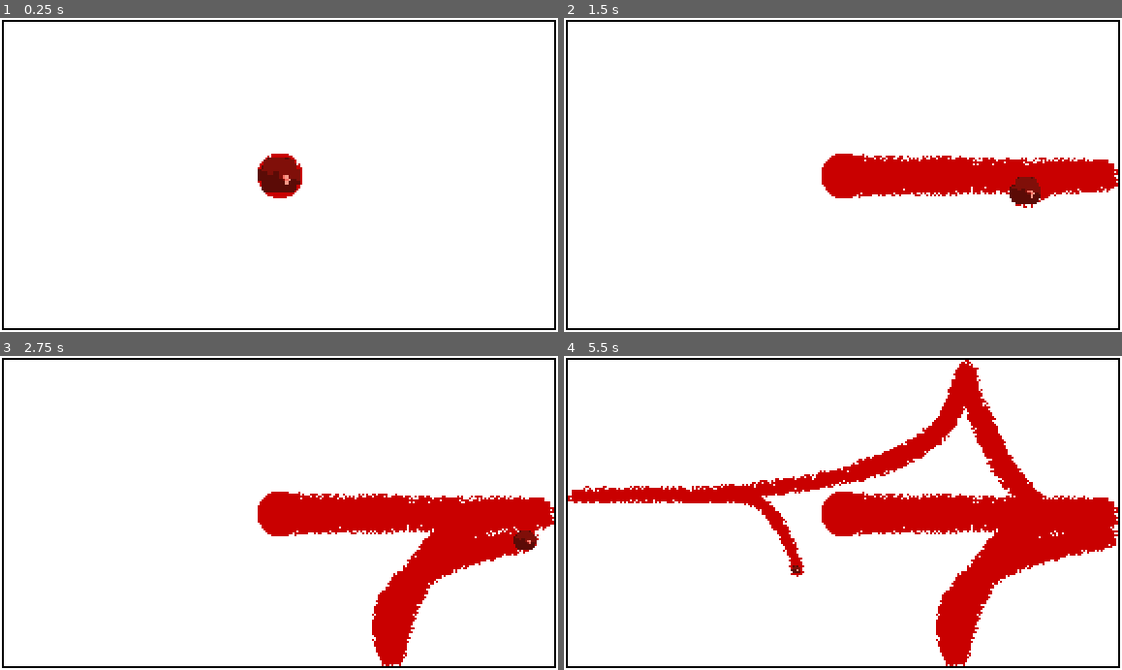
Above: before the commit, frames 1-4 (two rows, left to right).
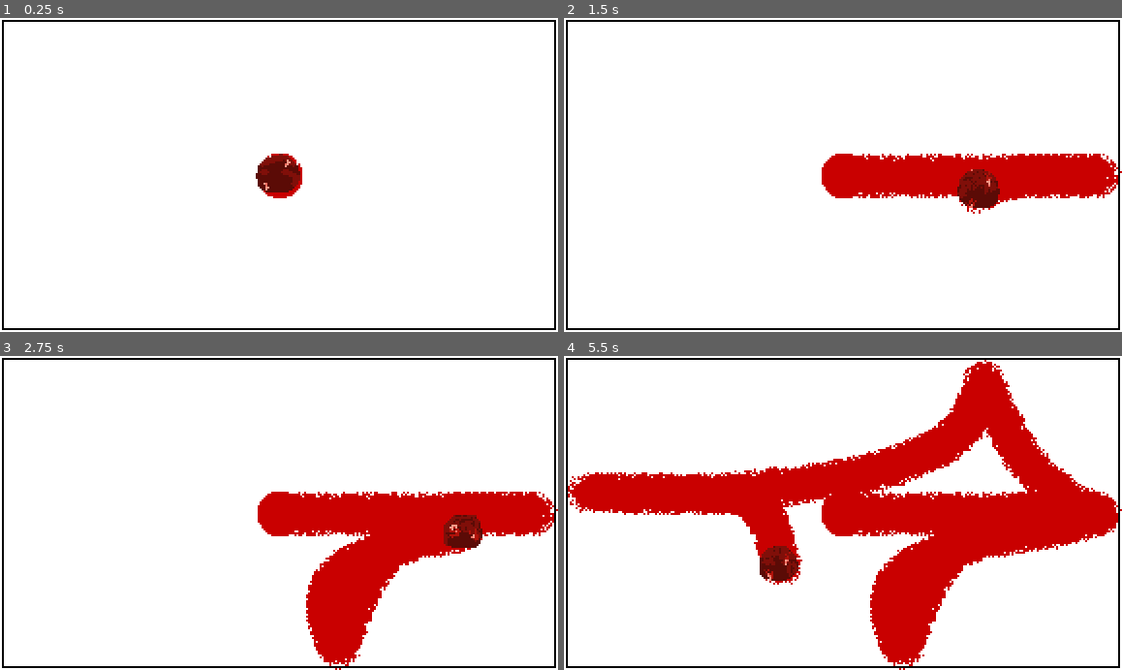
Above: after the commit, the same moments.

Repository: fawfle/blood-jam-cu
Game: Godot game, scene res://scenes/main.tscn
Two runs of this game, one before a commit and one after it. Both use one fixed random seed, a clock stepped at 60 frames per second and the inputs below.
Inputs:
- Up to frame 1 (0.25 s): no input
- Up to frame 2 (1.5 s): tap Enter at 0.5, 1.35 s; hold D (right) 0.53-1.28 s; tap Shift (dash) at 0.6 s; hold S (backward) from 1.28 s (still down)
- Up to frame 3 (2.75 s): release S (backward) at 2.03 s; hold D (right) from 2.03 s (still down); tap Backspace at 2.1 s
- Up to frame 4 (5.5 s): release D (right) at 2.78 s; hold W (forward) 2.78-3.53 s; tap one key every 0.75 s from 2.85 s: 0 9 Shift (dash) Enter; hold A (left) 3.53-5.03 s; hold S (backward) from 5.03 s (still down)

The runs differ from the first frame. In frame 1, 0.4% of the frame differs, in the area x 45-54%, y 43-56%; in frame 2, 2.1%; in frame 3, 9.7%; in frame 4, 19%, in the area x 0-100%, y 1-100%.

Commit message:
more player stuff

Diff:
--- /dev/null
+++ b/scenes/particles/blood_splatter.tscn
@@ -0,0 +1,7 @@
+[gd_scene format=3 uid="uid://dgfgdxi56y6d1"]
+
+[node name="BloodSplatter" type="CPUParticles2D"]
+emission_shape = 2
+emission_sphere_radius = 1.0
+gravity = Vector2(0, 0)
+color = Color(0.64705884, 0, 0, 1)
--- a/scenes/player/player.gd
+++ b/scenes/player/player.gd
@@ -1,6 +1,6 @@
 class_name Player extends CharacterBody2D
 
-@onready var animated_sprite: AnimatedSprite2D = $SmallSprite
+@onready var animated_sprite: AnimatedSprite2D = $AnimatedSprite2D
 @onready var collision_shape: CollisionShape2D = $CollisionShape2D
 
 @export var move_acceleration: float = 400.0
@@ -18,32 +18,20 @@
 
 @export var blood_scale: float = 10.0
 
-@export var paint_cost: float = 0.01
+@export var paint_cost: float = 0.001
 
-@export var slowdown_per_pixel: float = 0.1
+@export var slowdown_per_pixel: float = 0.05
 
 var size: float = 1
 
 var last_movement_input: Vector2 = Vector2.RIGHT
 var movement_input := Vector2.ZERO
 
-enum Size {
-	SMALL,
-	MEDIUM,
-	LARGE
-}
-
-var SPRITE_SIZES: Dictionary[Size, float] = {
-	Size.SMALL: 13,
-	Size.MEDIUM: 20,
-	Size.LARGE: 15
-}
-
 func _init() -> void:
 	Global.player = self
 
 func _ready() -> void:
-	animated_sprite.play()
+	animated_sprite.play("idle")
 
 func _physics_process(delta: float) -> void:
 	update_size()
@@ -51,12 +39,23 @@
 	handle_move(delta)
 	paint_trail()
 
-	# TODO: slow down based on painted pixels
+	update_animation()
+
+func update_animation():
+	if movement_input.x != 0:
+		animated_sprite.play("move")
+	elif movement_input.y != 0:
+		if movement_input.y < 0: animated_sprite.play("move_vertical")
+		else: animated_sprite.play_backwards("move_vertical")
+	else:
+		animated_sprite.play("idle")
+
+	if movement_input.x != 0:
+		animated_sprite.flip_h = movement_input.x > 0
 
 func update_size():
 	size = max(0, Global.blood) / blood_scale
-	animated_sprite.scale = Vector2.ONE * size * 0.16
-	animated_sprite.play("idle")
+	animated_sprite.scale = Vector2.ONE * size * 0.1
 	(collision_shape.shape as CircleShape2D).radius = size
 
 
--- a/scenes/player/player.tscn
+++ b/scenes/player/player.tscn
@@ -1,30 +1,95 @@
-[gd_scene load_steps=9 format=3 uid="uid://c0xl0mbw34dfe"]
+[gd_scene load_steps=19 format=3 uid="uid://c0xl0mbw34dfe"]
 
 [ext_resource type="Script" uid="uid://bf7y8ggmj0n0g" path="res://scenes/player/player.gd" id="1_8afob"]
-[ext_resource type="Texture2D" uid="uid://e4036vux8r5p" path="res://sprites/player-small-idle.png" id="3_lvxji"]
+[ext_resource type="Texture2D" uid="uid://cwd0l46eux6pu" path="res://sprites/player-mid-idle.png" id="2_gmlin"]
+[ext_resource type="Texture2D" uid="uid://dw1vjmhdny6vf" path="res://sprites/player-mid-move.png" id="3_gmlin"]
+[ext_resource type="Texture2D" uid="uid://cylxsnfdiuaon" path="res://sprites/player-mid-movedown.png" id="4_lvxji"]
+
+[sub_resource type="AtlasTexture" id="AtlasTexture_dovo2"]
+atlas = ExtResource("2_gmlin")
+region = Rect2(0, 0, 64, 64)
+
+[sub_resource type="AtlasTexture" id="AtlasTexture_gmlin"]
+atlas = ExtResource("2_gmlin")
+region = Rect2(64, 0, 64, 64)
+
+[sub_resource type="AtlasTexture" id="AtlasTexture_lvxji"]
+atlas = ExtResource("2_gmlin")
+region = Rect2(128, 0, 64, 64)
+
+[sub_resource type="AtlasTexture" id="AtlasTexture_p47bc"]
+atlas = ExtResource("2_gmlin")
+region = Rect2(192, 0, 64, 64)
+
+[sub_resource type="AtlasTexture" id="AtlasTexture_75vfm"]
+atlas = ExtResource("3_gmlin")
+region = Rect2(0, 0, 64, 64)
+
+[sub_resource type="AtlasTexture" id="AtlasTexture_0owmy"]
+atlas = ExtResource("3_gmlin")
+region = Rect2(64, 0, 64, 64)
+
+[sub_resource type="AtlasTexture" id="AtlasTexture_qek5x"]
+atlas = ExtResource("3_gmlin")
+region = Rect2(128, 0, 64, 64)
 
 [sub_resource type="AtlasTexture" id="AtlasTexture_5gtgg"]
-atlas = ExtResource("3_lvxji")
+atlas = ExtResource("3_gmlin")
+region = Rect2(192, 0, 64, 64)
+
+[sub_resource type="AtlasTexture" id="AtlasTexture_h17s1"]
+atlas = ExtResource("4_lvxji")
 region = Rect2(0, 0, 64, 64)
 
-[sub_resource type="AtlasTexture" id="AtlasTexture_h17s1"]
-atlas = ExtResource("3_lvxji")
+[sub_resource type="AtlasTexture" id="AtlasTexture_je7p5"]
+atlas = ExtResource("4_lvxji")
 region = Rect2(64, 0, 64, 64)
 
-[sub_resource type="AtlasTexture" id="AtlasTexture_je7p5"]
-atlas = ExtResource("3_lvxji")
+[sub_resource type="AtlasTexture" id="AtlasTexture_fm80t"]
+atlas = ExtResource("4_lvxji")
 region = Rect2(128, 0, 64, 64)
 
-[sub_resource type="AtlasTexture" id="AtlasTexture_fm80t"]
-atlas = ExtResource("3_lvxji")
+[sub_resource type="AtlasTexture" id="AtlasTexture_gx1jg"]
+atlas = ExtResource("4_lvxji")
 region = Rect2(192, 0, 64, 64)
 
 [sub_resource type="SpriteFrames" id="SpriteFrames_gx1jg"]
 animations = [{
 "frames": [{
 "duration": 1.0,
+"texture": SubResource("AtlasTexture_dovo2")
+}, {
+"duration": 1.0,
+"texture": SubResource("AtlasTexture_gmlin")
+}, {
+"duration": 1.0,
+"texture": SubResource("AtlasTexture_lvxji")
+}, {
+"duration": 1.0,
+"texture": SubResource("AtlasTexture_p47bc")
+}],
+"loop": true,
+"name": &"idle",
+"speed": 10.0
+}, {
+"frames": [{
+"duration": 1.0,
+"texture": SubResource("AtlasTexture_75vfm")
+}, {
+"duration": 1.0,
+"texture": SubResource("AtlasTexture_0owmy")
+}, {
+"duration": 1.0,
+"texture": SubResource("AtlasTexture_qek5x")
+}, {
+"duration": 1.0,
 "texture": SubResource("AtlasTexture_5gtgg")
+}],
+"loop": true,
+"name": &"move",
+"speed": 5.0
 }, {
+"frames": [{
 "duration": 1.0,
 "texture": SubResource("AtlasTexture_h17s1")
 }, {
@@ -33,10 +98,13 @@
 }, {
 "duration": 1.0,
 "texture": SubResource("AtlasTexture_fm80t")
+}, {
+"duration": 1.0,
+"texture": SubResource("AtlasTexture_gx1jg")
 }],
 "loop": true,
-"name": &"idle",
-"speed": 10.0
+"name": &"move_vertical",
+"speed": 5.0
 }]
 
 [sub_resource type="CircleShape2D" id="CircleShape2D_x7p2l"]
@@ -45,10 +113,11 @@
 [node name="Player" type="CharacterBody2D" groups=["player"]]
 script = ExtResource("1_8afob")
 
-[node name="SmallSprite" type="AnimatedSprite2D" parent="."]
+[node name="AnimatedSprite2D" type="AnimatedSprite2D" parent="."]
 z_index = 5
 sprite_frames = SubResource("SpriteFrames_gx1jg")
-animation = &"idle"
+animation = &"move_vertical"
+frame_progress = 0.71286356
 
 [node name="CollisionShape2D" type="CollisionShape2D" parent="."]
 shape = SubResource("CircleShape2D_x7p2l")
